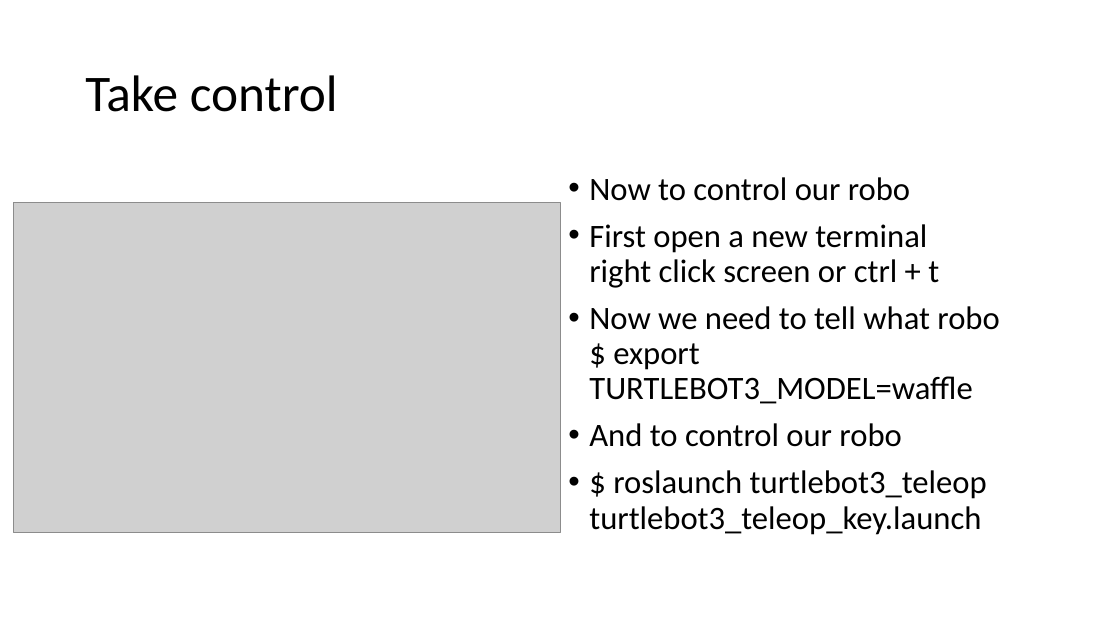
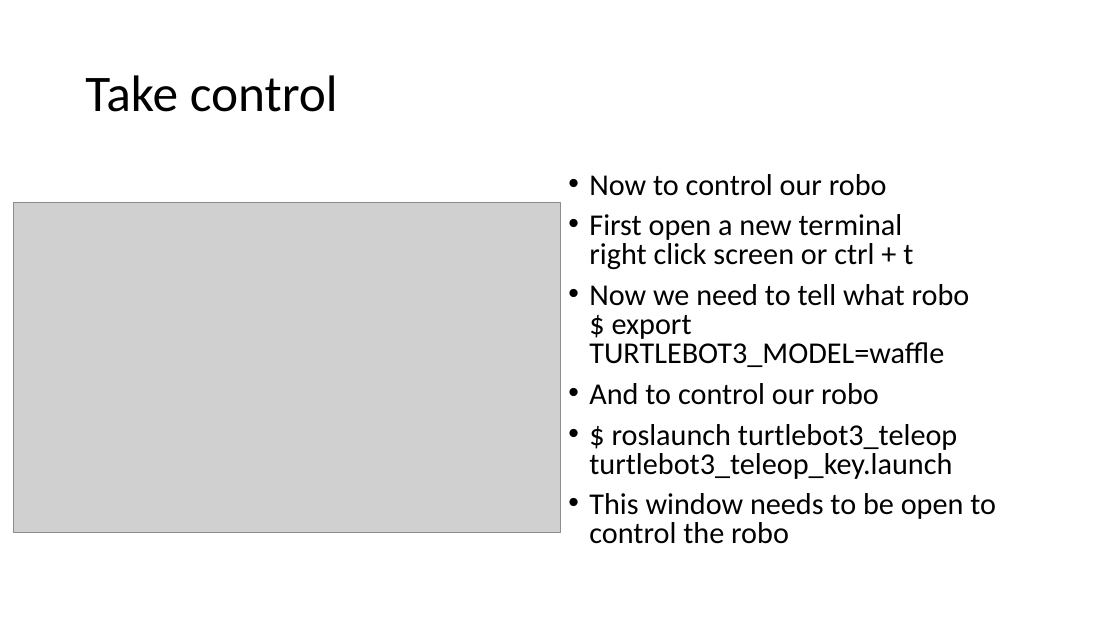
Before and after one commit to JacobLMiller/BTArobot, a slide deck: slide 18 of Tutorials/MainTutorial.pptx. Drawn at 1120x630 pixels with LibreOffice and Linux fonts; fonts in the diff are those of the drawing; grey boxes stand for pictures. Boxes give left, top, right and bottom in pixels: in the first picture for what was removed or moved away, otherwise in the second. Text is boxed around its words. In the diff, an @@ line names an element or a change of style, - is before the commit and + after.

Commit message:
fixed slide to keep window open for control

```diff
--- a/Tutorials/MainTutorial.pptx
+++ b/Tutorials/MainTutorial.pptx
@@ text at (589,174,970,479): size 28 to 25.9 pt in "Now to control our robo", "First open a new terminal right click ...", "Now we need to tell what robo ...", "And to control our robo" and 1 more places; line spacing 0.9 to 0.8 @@
@@ text at (589,493,996,544): paragraph added @@
+• This window needs to be open to control the robo
```
Also in this commit, not shown: 1 other slide changed.
